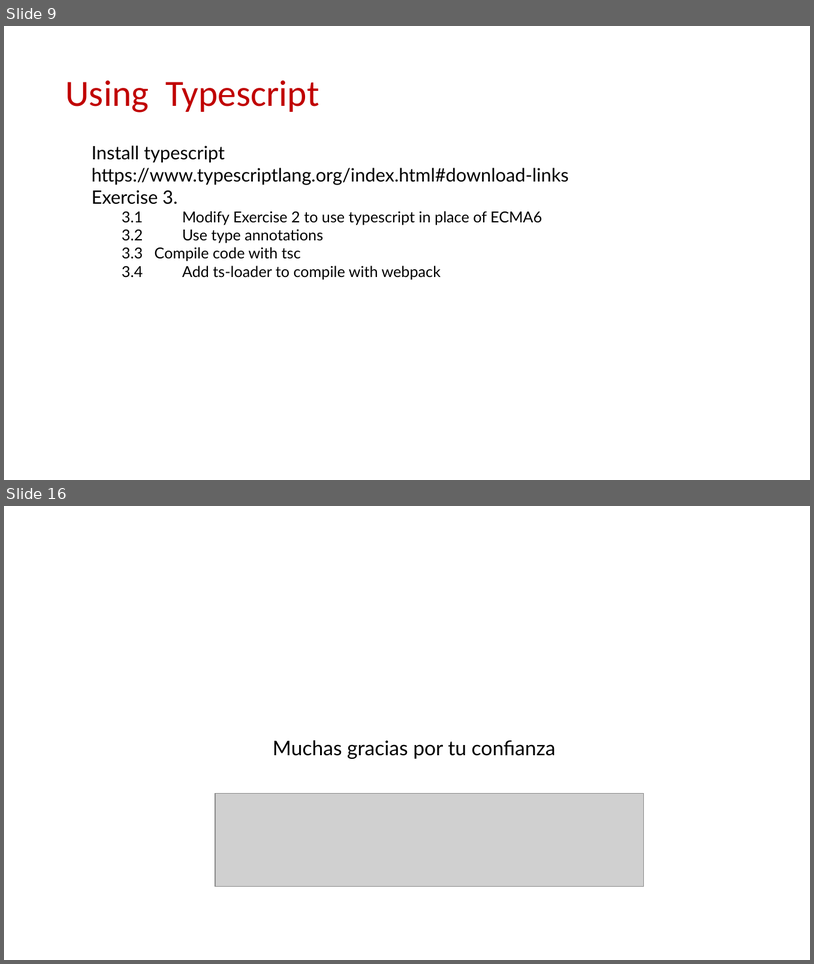
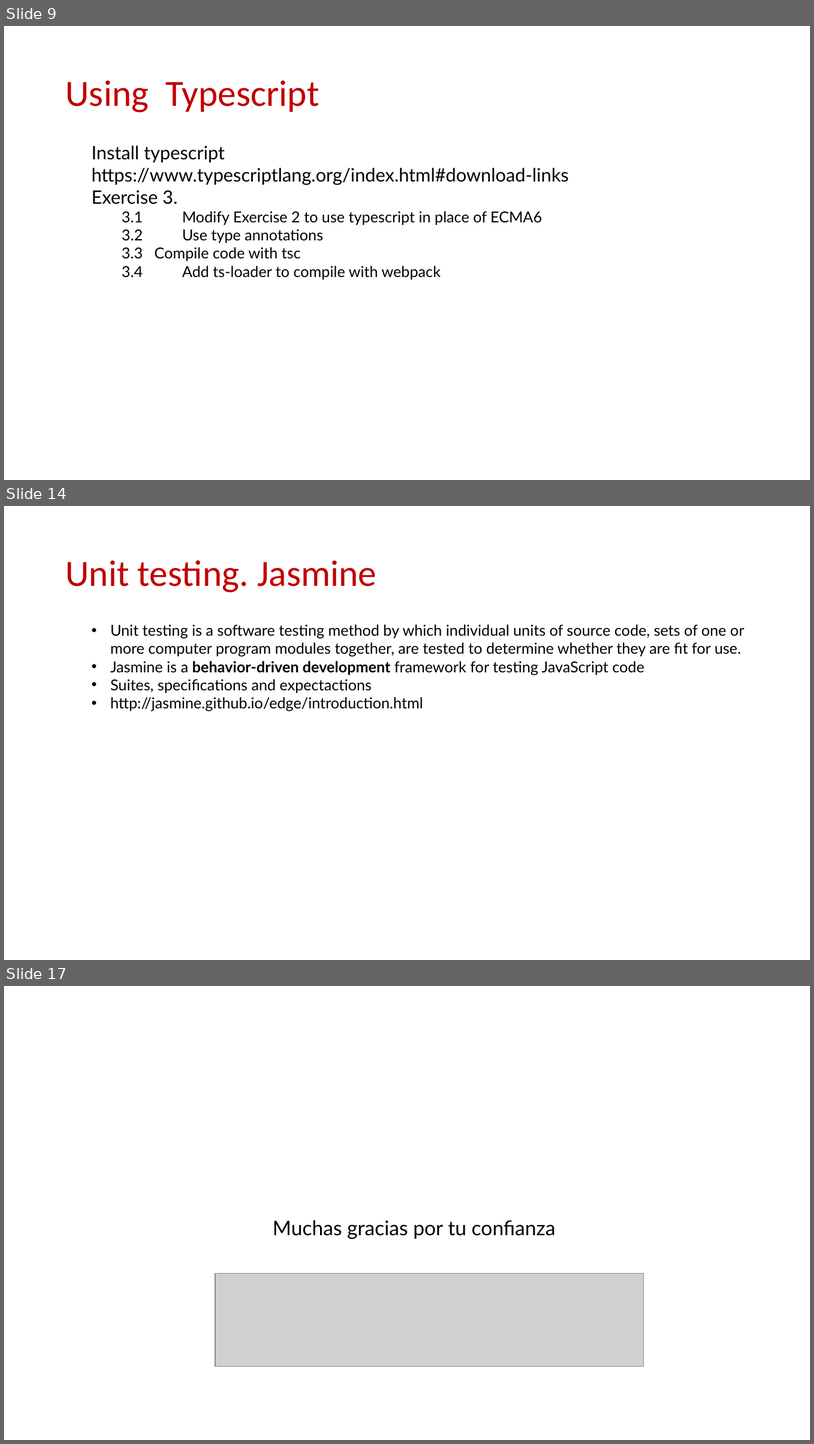
Before and after one commit to Robert-Freire/movie-browser, a slide deck: resume.pptx. Shown one above the other, each under a label of ours: slides 9 and 16 before the commit, slides 9, 14 and 17 after it; the slides between them are not shown. The pictures are 814x964 and 814x1444 pixels, drawn with LibreOffice and Linux fonts; fonts in the diff are those of the drawing; grey boxes stand for pictures; background and template pictures are left out. Boxes give left, top, right and bottom in pixels: in the first picture for what was removed or moved away, otherwise in the second. Text is boxed around its words. In the diff, an @@ line names an element or a change of style, - is before the commit and + after.

Commit message:
Add jasmine standalone tests

```diff
--- a/resume.pptx
+++ b/resume.pptx
@@ slide 14 added at (4,506,810,960), background #FFFFFF @@
@@ title added at (65,560,377,592), 44 pt, text #C00000 @@
+Unit testing. Jasmine
@@ text added at (110,624,744,711), 18 pt, text #000000 @@
+• Unit testing is a software testing method by which individual units of source code, sets of one or more computer program modules together, are tested to determine whether they are fit for use.
+• Jasmine is a behavior-driven development framework for testing JavaScript code
+• Suites, specifications and expectactions
+• http://jasmine.github.io/edge/introduction.html
@@ what was slide 16 is now slide 17 @@
```
Also in this commit, not shown: 1 slide changed, 5 other slides added, 5 slides removed, 14 other files.
